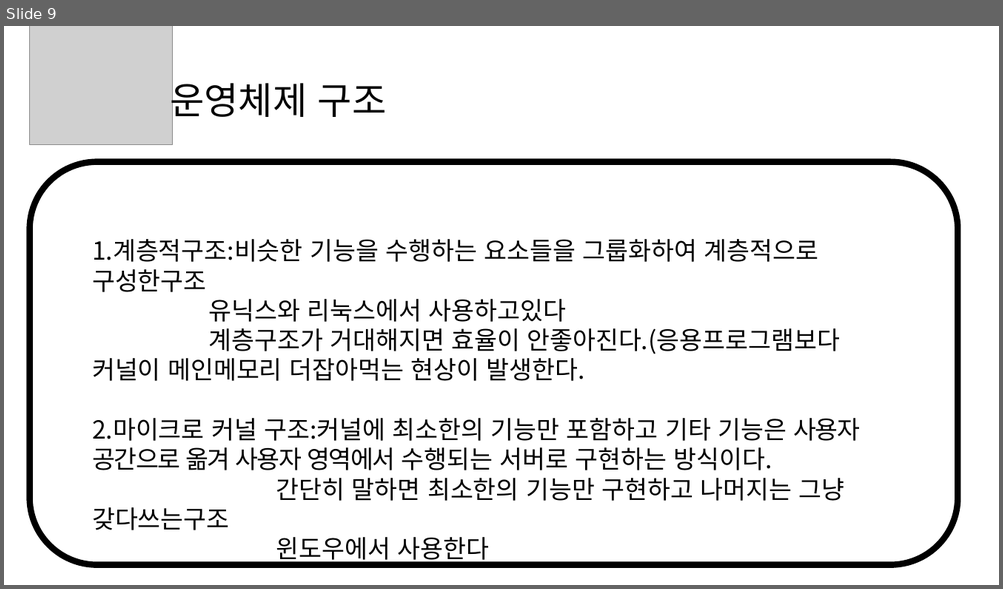
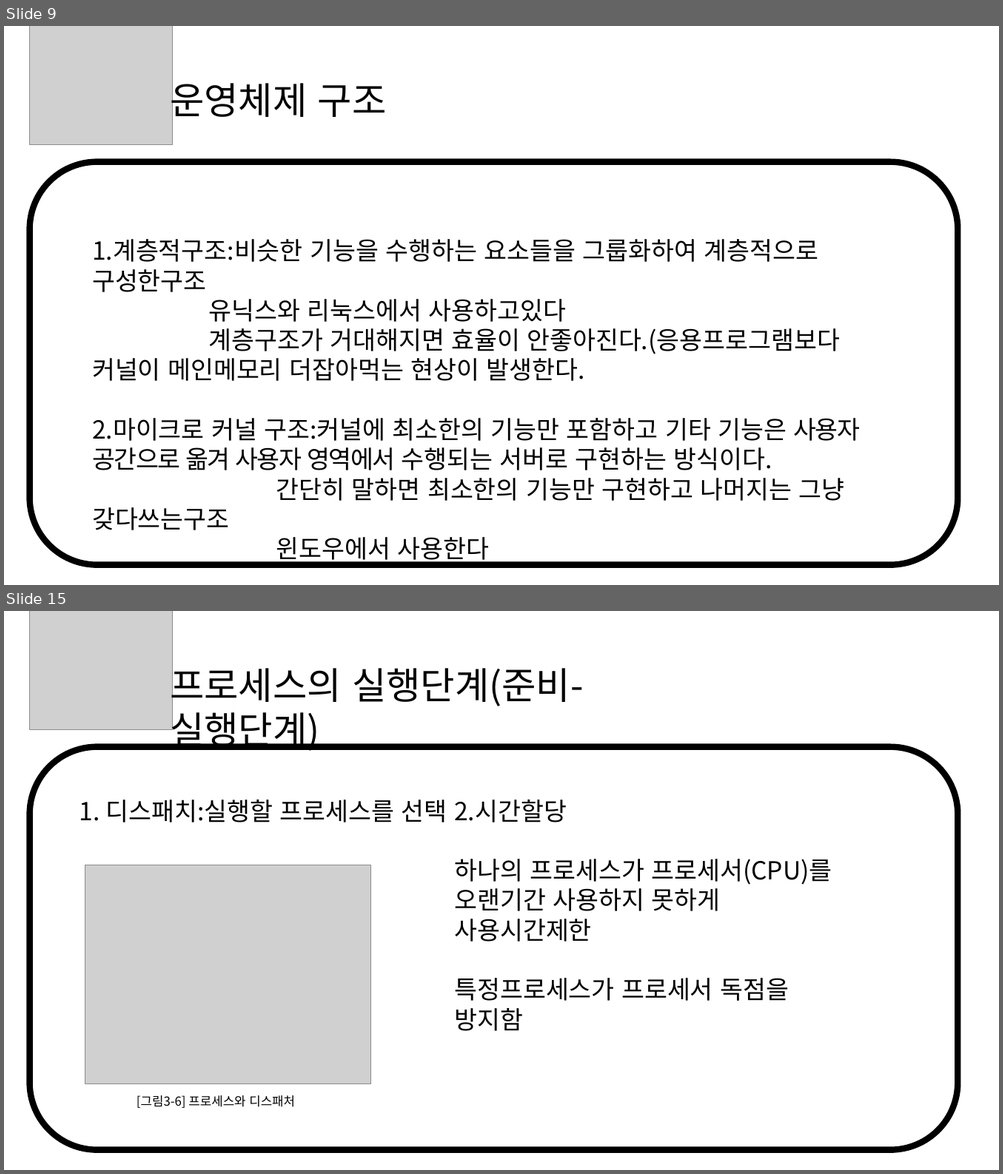
Before and after one commit to lukawitch/dailyblog, a slide deck: 전공/운영체제.pptx. Shown one above the other, each under a label of ours: slide 9 before the commit, slides 9 and 15 after it; the slides between them are not shown. The pictures are 1003x589 and 1003x1174 pixels, drawn with LibreOffice and Linux fonts; fonts in the diff are those of the drawing; grey boxes stand for pictures. Boxes give left, top, right and bottom in pixels: in the first picture for what was removed or moved away, otherwise in the second. Text is boxed around its words. In the diff, an @@ line names an element or a change of style, - is before the commit and + after.

```diff
--- a/전공/운영체제.pptx
+++ b/전공/운영체제.pptx
@@ slide 15 added at <box>4,611,999,1170</box>, background #FFFFFF @@
@@ picture added at <box>29,611,173,729</box> @@
@@ text added at <box>170,661,583,751</box>, 36 pt, text #000000 @@
+프로세스의 실행단계(준비-실행단계)
@@ rounded rectangle added at <box>29,747,958,1150</box>, outline #000000 6 pt @@
@@ text added at <box>79,800,447,823</box>, 24 pt, text #000000 @@
+1. 디스패치:실행할 프로세스를 선택
@@ text added at <box>454,800,832,1031</box>, 24 pt, text #000000 @@
+2.시간할당
+하나의 프로세스가 프로세서(CPU)를 오랜기간 사용하지 못하게 사용시간제한
+특정프로세스가 프로세서 독점을 방지함
@@ picture added at <box>85,866,370,1084</box> @@
@@ text added at <box>136,1096,295,1108</box>, 12 pt, text #000000 @@
+[그림3-6] 프로세스와 디스패처
```
Also in this commit, not shown: 18 other slides added, 1 other file.
